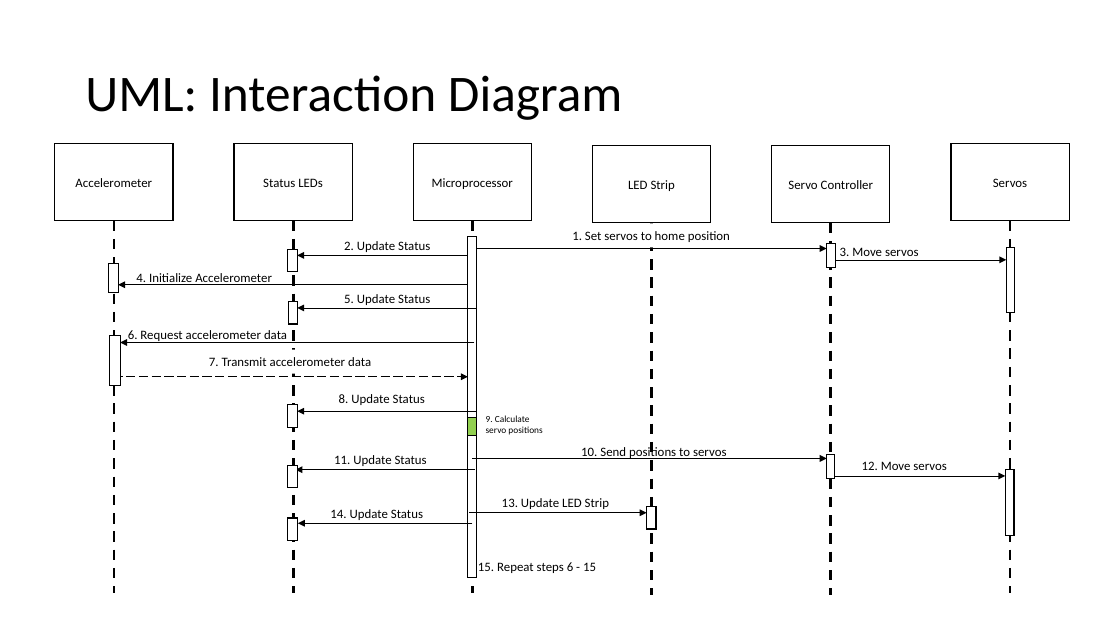
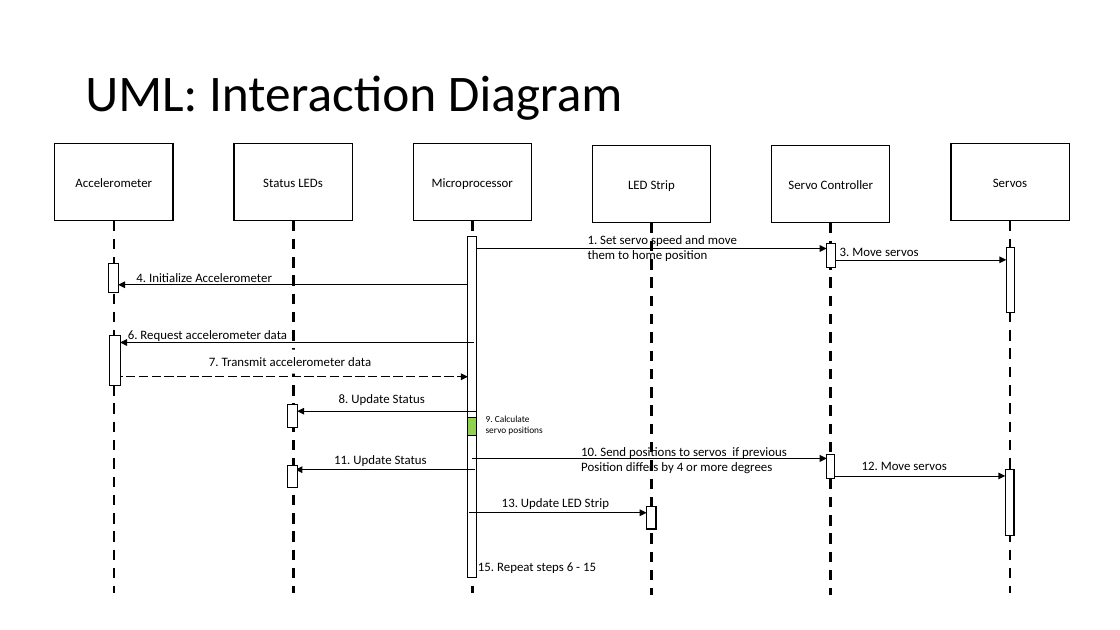
Before and after one commit to hsean/ECE-411-Practicum, a slide deck: slide 15 of Block Diagram/HW5_BlockDiagrams.pptx. Drawn at 1120x630 pixels with LibreOffice and Linux fonts; fonts in the diff are those of the drawing. Boxes give left, top, right and bottom in pixels: in the first picture for what was removed or moved away, otherwise in the second. Text is boxed around its words. In the diff, an @@ line names an element or a change of style, - is before the commit and + after.

Commit message:
updated block diagrams

```diff
--- a/Block Diagram/HW5_BlockDiagrams.pptx
+++ b/Block Diagram/HW5_BlockDiagrams.pptx
@@ text at (588, 235, 737, 264): text changed @@
-1. Set servos to home position
+1. Set servo speed and move them to home position
@@ rectangle removed at (288, 250, 297, 272) @@
@@ arrow removed from (476, 255) to (297, 255) @@
@@ text removed at (344, 241, 430, 252) @@
-2. Update Status
@@ text removed at (344, 294, 430, 305) @@
-5. Update Status
@@ rectangle removed at (288, 302, 297, 324) @@
@@ arrow removed from (476, 308) to (297, 308) @@
@@ text at (581, 445, 787, 473): text changed @@
-10. Send positions to servos
+10. Send positions to servos if previous
+Position differs by 4 or more degrees
@@ text removed at (330, 509, 423, 520) @@
-14. Update Status
@@ rectangle removed at (288, 518, 297, 541) @@
@@ arrow removed from (472, 523) to (298, 523) @@
```
Also in this commit, not shown: 10 other slides changed, 1 other file.
